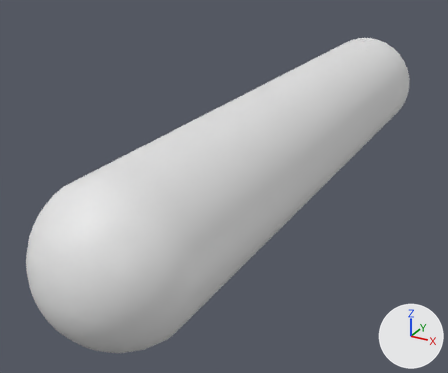
Two versions of the FBX model Assets/Models/Sausage.fbx, one commit apart.
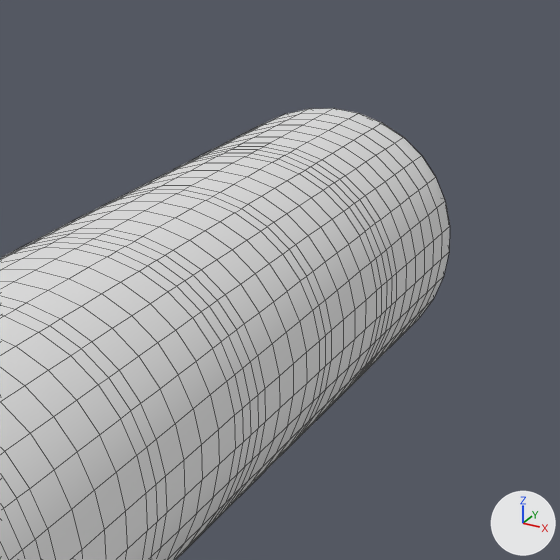
Each version appears first whole from a camera (50 mm lens) standing at (0.408, -0.958, 0.368) and looking at (-0.073, -0.081, -0.07), and next in a close-up on the part from 56% to 100% of the width and 0% to 52% of the height. Every picture has the same lights, and +X, +Y and +Z are marked at lower right. The close-ups show mesh edges as thin lines. Where no turn or scale is listed for an object, it has been applied to the vertices.

The scene before the commit, as lines of its bpy script (objects in view):
```python
me_sphere = bpy.data.meshes.new('Sphere')
me_sphere.from_pydata(...)  # 1826 vertices, 1856 faces; spans x -0.105..0.105, y -0.569..0.569, z -0.105..0.105
ob_sphere = bpy.data.objects.new('Sphere', me_sphere)
ob_sphere.location = (0.0, 0.0, 0.0)
```
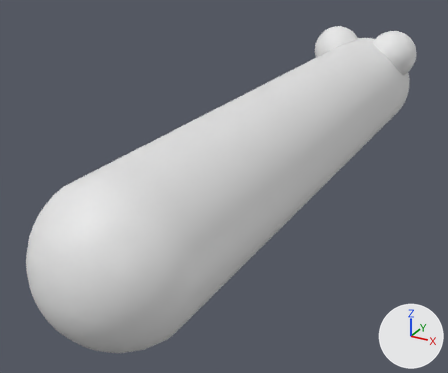
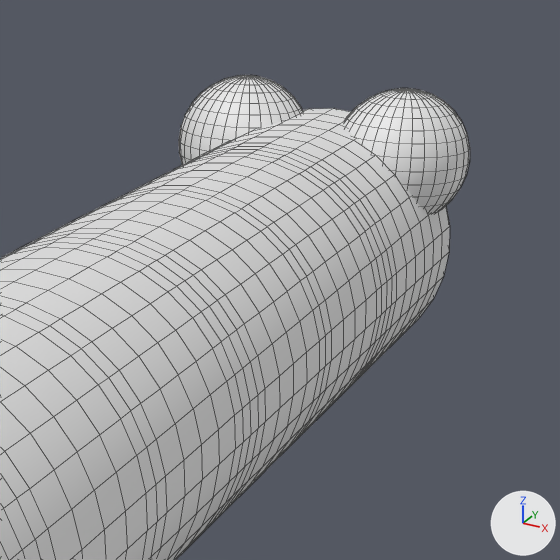
Boxes (x1, y1, x2, y2) around the edits, measured in the close-ups (560 x 560 px):
'Sphere.001', added
    after: (179, 75, 470, 214)

The change, as a list of edits to the scene's bpy script:
```text
Add me_sphere_010:
    me_sphere_010.from_pydata(...)  # a UV sphere (32 segments, 16 rings, poles along z) spanning x -0.053..0.053, y -0.053..0.053, z -0.053..0.053; a UV sphere (32 segments, 16 rings, poles along z) spanning x 0.076..0.182, y -0.053..0.053, z -0.053..0.053
Add ob_sphere_001:
    ob_sphere_001 = bpy.data.objects.new('Sphere.001', me_sphere_010)
    ob_sphere_001.location = (-0.0644, 0.4535, 0.0773)
```
